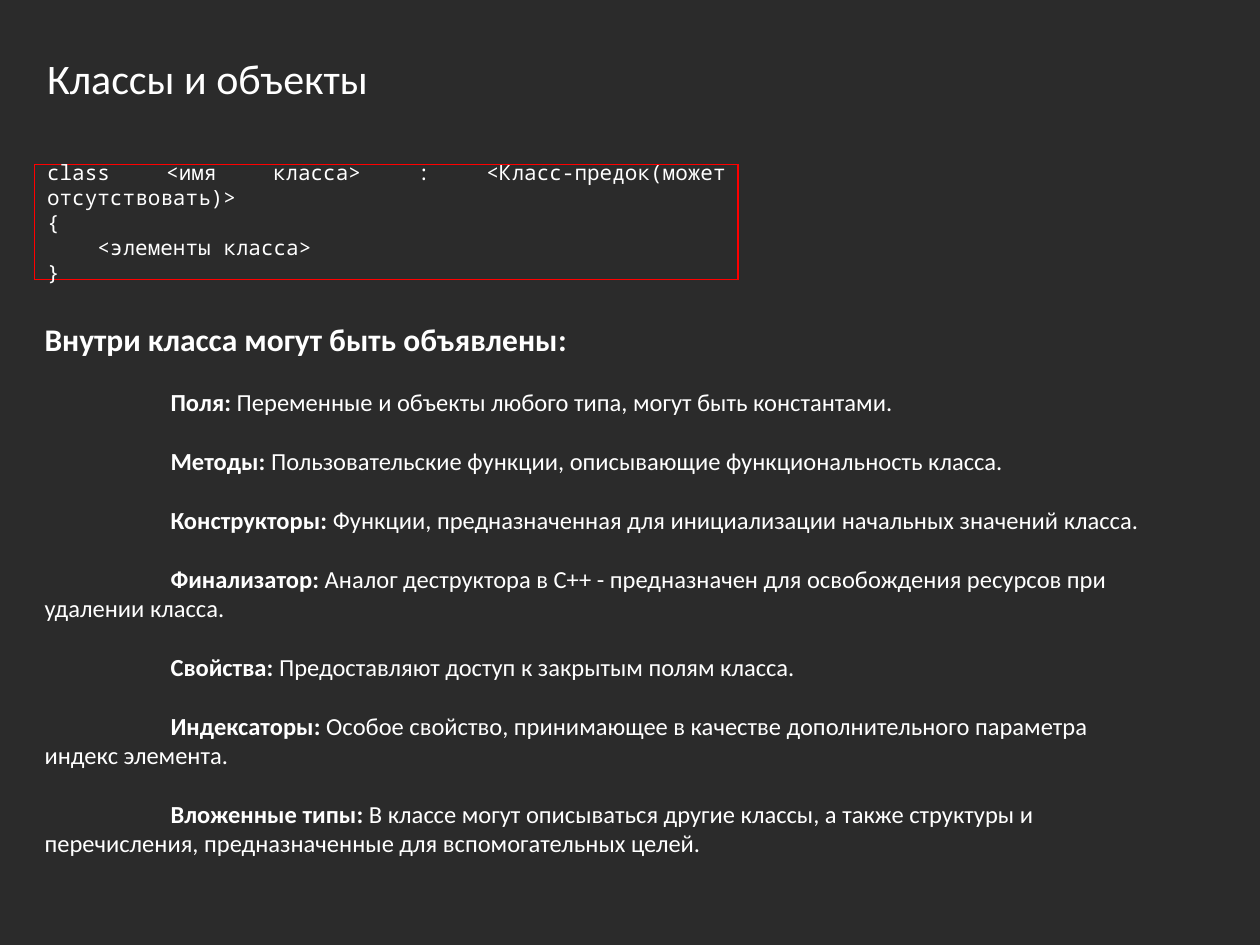
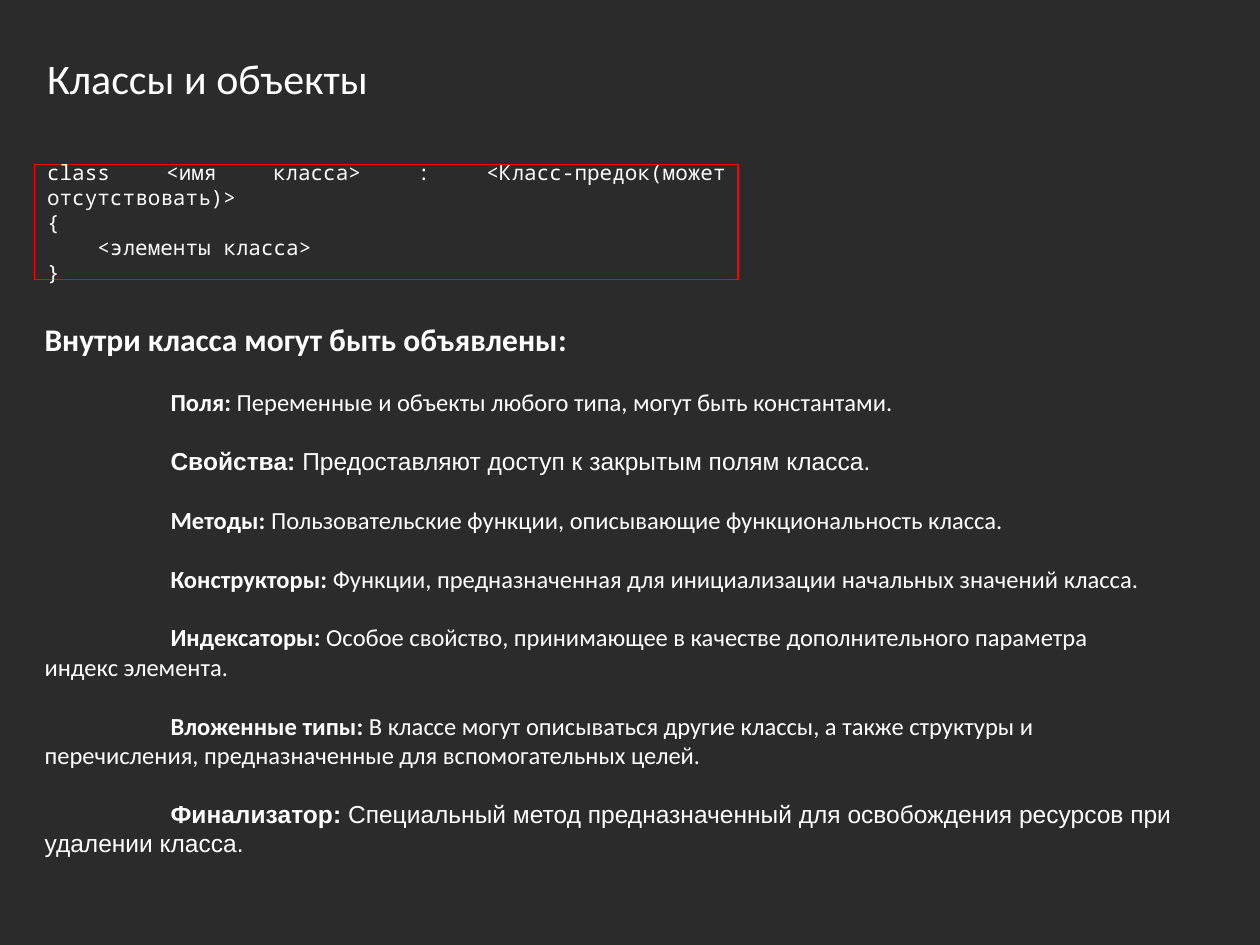
Before and after one commit to bazile/Training, a slide deck: slide 5 of Presentation/lesson-02-oop.pptx (slide 4 before the commit). Drawn at 1260x945 pixels with LibreOffice and Linux fonts; fonts in the diff are those of the drawing; background and template pictures are left out; a plain dark background stands for a picture behind light text. Boxes give left, top, right and bottom in pixels: in the first picture for what was removed or moved away, otherwise in the second. Text is boxed around its words. In the diff, an @@ line names an element or a change of style, - is before the commit and + after.

```diff
--- a/Presentation/lesson-02-oop.pptx
+++ b/Presentation/lesson-02-oop.pptx
@@ text at (x1=171, y1=451, x2=870, y2=475): paragraph added @@
+Свойства: Предоставляют доступ к закрытым полям класса.
@@ text at (x1=45, y1=571, x2=1106, y2=680): paragraphs removed @@
-Финализатор: Аналог деструктора в С++ - предназначен для освобождения ресурсов при удалении класса.
-Свойства: Предоставляют доступ к закрытым полям класса.
@@ text at (x1=45, y1=805, x2=1171, y2=857): paragraph added @@
+Финализатор: Специальный метод предназначенный для освобождения ресурсов при удалении класса.
```
Also in this commit, not shown: 3 other slides changed, 3 slides added, 1 other file.
